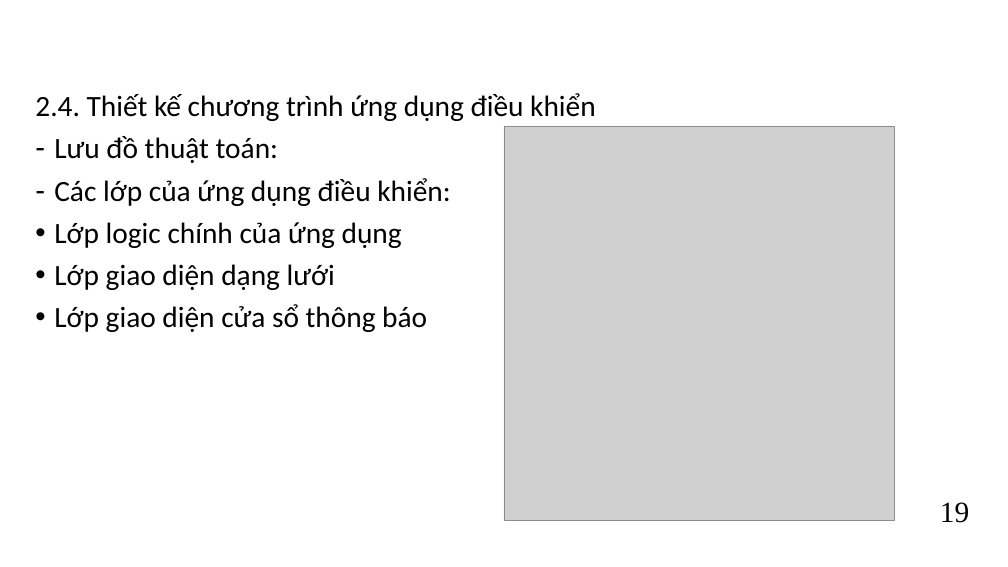
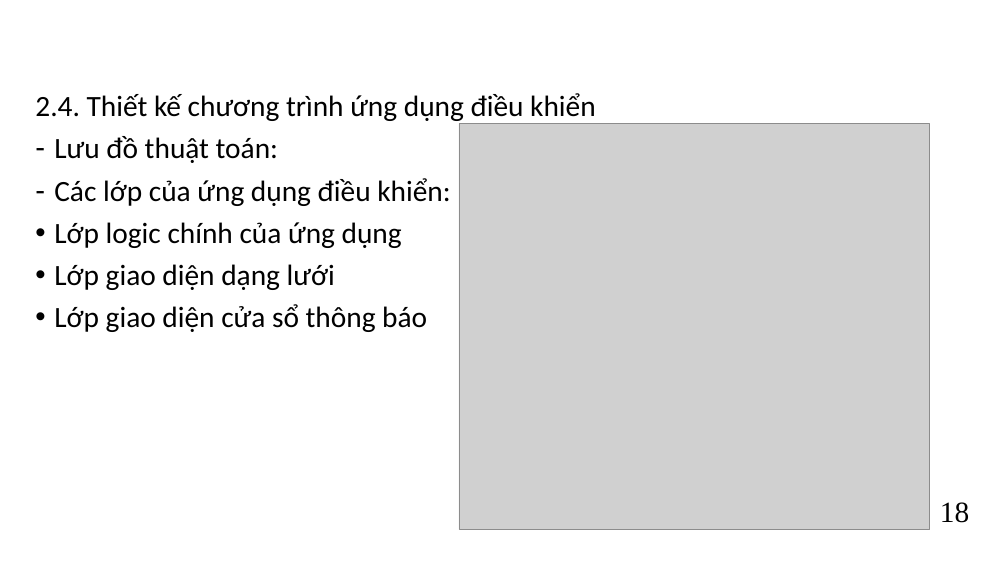
Before and after one commit to kurooroo/DATN, a slide deck: slide 21 of documents/Slide Đồ án tốt nghiệp_Nguyễn Tuấn Anh_REV3.pptx. Drawn at 1008x567 pixels with LibreOffice and Linux fonts; fonts in the diff are those of the drawing; grey boxes stand for pictures; background and template pictures are left out. Boxes give left, top, right and bottom in pixels: in the first picture for what was removed or moved away, otherwise in the second. Text is boxed around its words. In the diff, an @@ line names an element or a change of style, - is before the commit and + after.

```diff
--- a/documents/Slide Đồ án tốt nghiệp_Nguyễn Tuấn Anh_REV3.pptx
+++ b/documents/Slide Đồ án tốt nghiệp_Nguyễn Tuấn Anh_REV3.pptx
@@ picture: place and size @@
-picture at (504, 126, 895, 520)
+picture at (459, 123, 929, 529)
@@ text at (940, 502, 969, 523): text changed @@
-19
+18
```
Also in this commit, not shown: 13 other slides changed.
